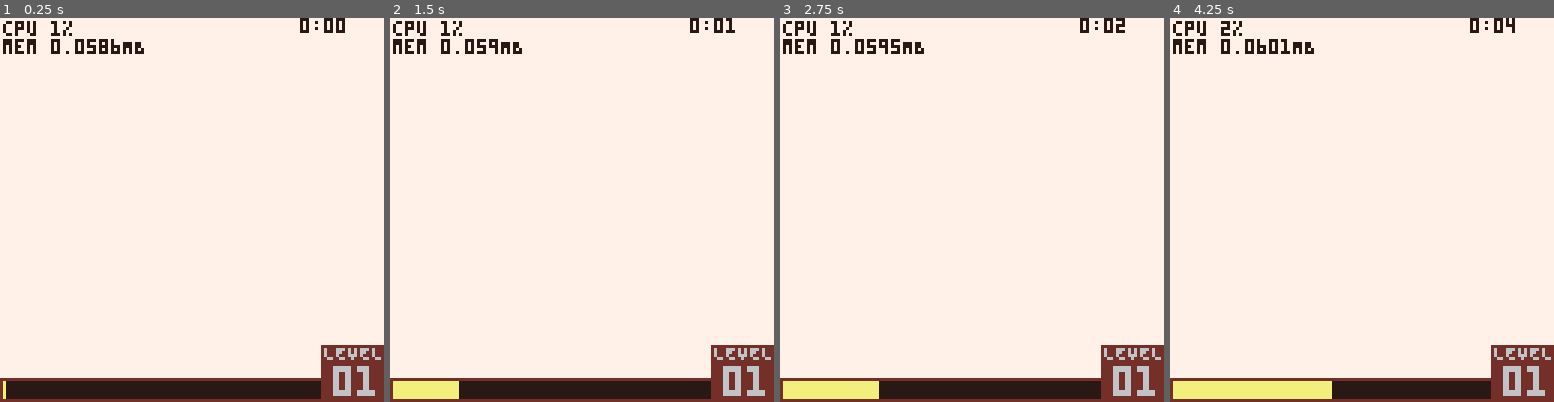
Above: before the commit, frames 1-4 (left to right).
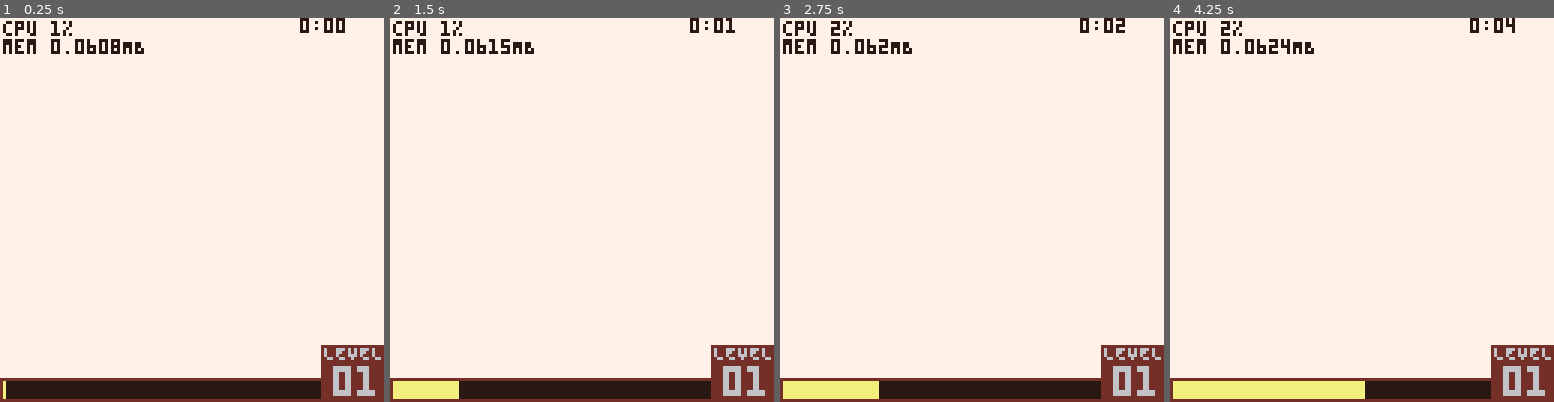
Above: after the commit, the same moments.

Repository: wsasaki01/bath-hack-2026
Game: PICO-8 cartridge fake.p8
Two runs of this game, one before a commit and one after it. Both use one fixed random seed, a clock stepped at 60 frames per second and the inputs below.
Inputs:
- Up to frame 1 (0.25 s): no input
- Up to frame 2 (1.5 s): tap X (X key) at 0.33, 1.07 s; tap O (Z key) at 0.7 s
- Up to frame 3 (2.75 s): hold Right 1.6-2.1 s; tap O (Z key) at 1.7, 2.1, 2.5 s; tap X (X key) at 1.85 s; hold Up 2.15-2.42 s; hold Right from 2.47 s (still down)
- Up to frame 4 (4.25 s): tap O (Z key) every 0.4 s from 2.9 to 4.1 s; tap X (X key) at 2.97, 4.08 s; release Right at 3.03 s; hold Left 3.08-3.58 s; hold Down 3.63-3.97 s; hold Right from 4.02 s (still down)

The runs differ from the first frame. In frame 1, less than 0.1% of the frame differs, in the area x 22-32%, y 5-9%; in frame 2, 0.2%; in frame 3, 0.2%; in frame 4, 0.5%, in the area x 25-51%, y 5-100%.

Commit message:
Projectiles now change targets if their target enemy dies

Diff:
--- a/enemies.lua
+++ b/enemies.lua
@@ -11,7 +11,7 @@
         name = "enemy",
         projs = {},
         reward = 10,
-        health = 20,
+        health = 10,
 
         update_projs = function(self)
             for p in all(self.projs) do
@@ -30,8 +30,12 @@
         check_death = function(self)
             if self.health <= 0 then
                 -- TODO: Death animation
+                del(enemies, self)
                 plyr.xp += self.reward
-                del(enemies, self)
+                for p in all(self.projs) do
+                    near_e = find_nearest_enemy(p.x,p.y)
+                    if (near_e!=0) printh("added!") add(near_e.projs, p)
+                end
             end
         end,
 
--- a/player.lua
+++ b/player.lua
@@ -6,10 +6,15 @@
 	dir = 0,
 	xp = 0,
 	level = 1,
+
+	-- Score is changed by enemies - check it on every frame
 	score_update = function(_ENV)
+		-- 100 XP to level up
 		if xp>100 then
 			level += 1
 			xp = level % 100
+
+			-- Select
 			global.selecting_item = true
 			global.pause = true
 			global.control_menu = true
--- a/projectiles.lua
+++ b/projectiles.lua
@@ -39,13 +39,12 @@
 			end,
 		})
 
-		--[[
 		if type==2 then
 			proj.dir = start_dir	-- Direction needs to change slowly over time
 			proj.alive_cnt = 0		-- New direction function only used for first 30 frames
-			proj.update_dir = function(self, parent_enemy)
+			proj.update_dir = function(self, tx, ty)
 				self.alive_cnt += 1
-				local d = atan2(parent_enemy.x-self.x, parent_enemy.y-self.y)
+				local d = atan2(tx-self.x, ty-self.y)
 				if self.alive_cnt < 30 then
 					-- SLOWLY change direction towards enemy,
 					-- so bullets kinda fan out of player
@@ -59,7 +58,6 @@
 				end
 			end
 		end
-		]]
 	end
 
 	-- All projectiles start from player character
@@ -73,26 +71,17 @@
 item_parent = class:new({
 	-- Spawn this item every N frames
 	n = 60, type=0, data={},
-	cooldown = function(_ENV)
+	cooldown = function(self)
 		-- If cooldown is up
-		if global.global_cnt % n == 0 then
+		if global_cnt % self.n == 0 then
 			local px,py = global.plyr.x, global.plyr.y
-			local near_e = 0
-			local near_d = 10000
-			for e in all(global.enemies) do
-				-- Find enemy which is closest
-				local dist = sqrt((px-e.x)^2 + (py-e.y)^2)
-				if dist < near_d then
-					near_e = e
-					near_d = dist
-				end
-			end
+			near_e = find_nearest_enemy(px,py)
 			if near_e != 0 then
 				local proj_list = {}
 
-				if type==1 then
+				if self.type==1 then
 					add(proj_list, create_proj(px, py, 1))
-				elseif type==2 then
+				elseif self.type==2 then
 					for i=-1,1 do
 						add(proj_list, create_proj(px, py, 2, global.plyr.dir-0.5+i*0.45))
 					end
@@ -104,13 +93,29 @@
 				end
 			end
 		end
+	end,
+})
+
+-- Find nearest enemy from centre x,y coords
+function find_nearest_enemy(cx,cy)
+	local near_e = 0
+	local near_d = 10000
+	for e in all(enemies) do
+		-- Find enemy which is closest
+		local dist = sqrt((cx-e.x)^2 + (cy-e.y)^2)
+		if dist < near_d then
+			near_e = e
+			near_d = dist
+		end
 	end
-})
+
+	return near_e
+end
 
 -- Create an item, which spawns projectiles on a cooldown
 function create_item(type)
 	local item = item_parent:new({type=type, data=item_data[type]})
-	if (type == 1) item.n = 60
+	if (type == 1) item.n = 40
 
 	return item
 end
